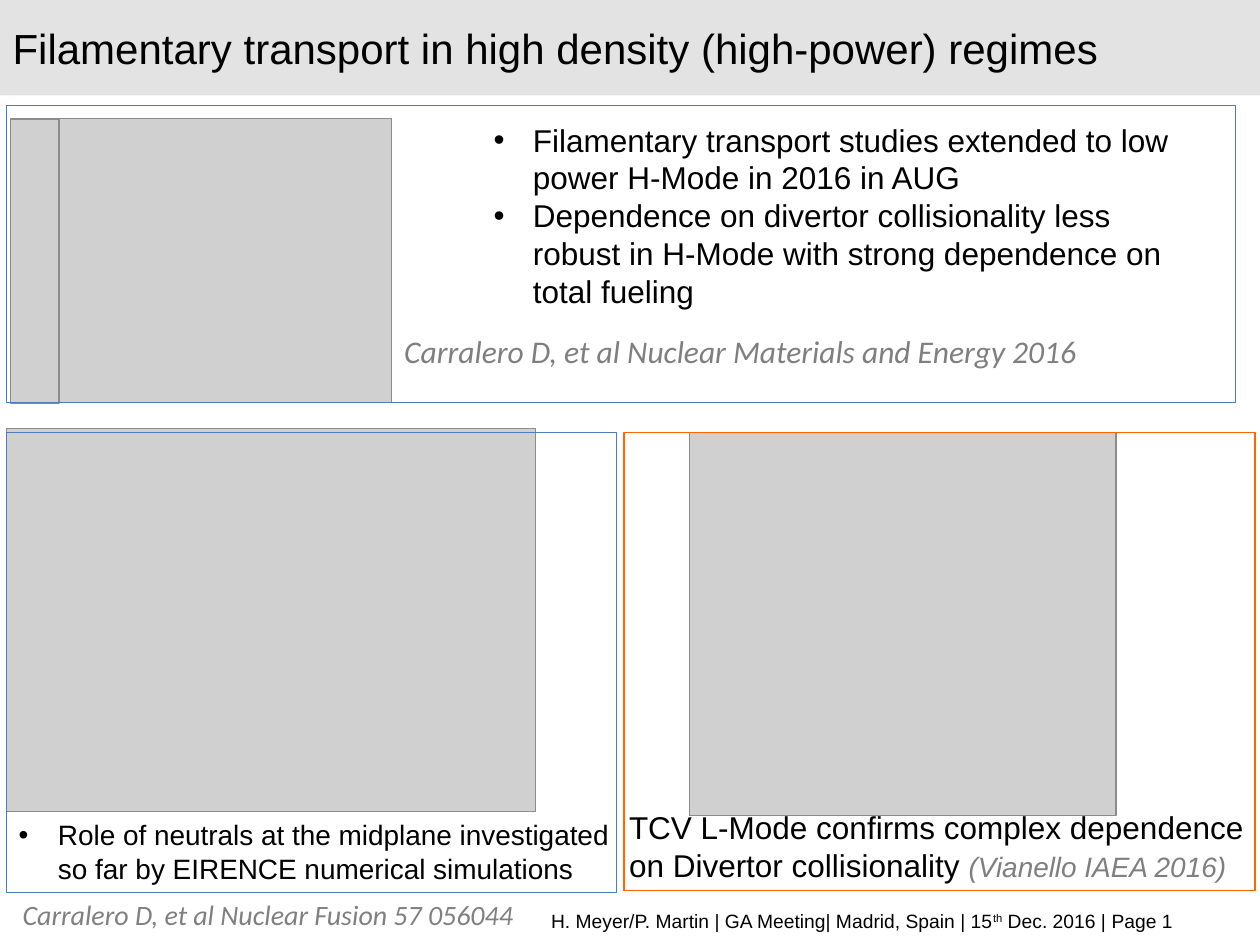
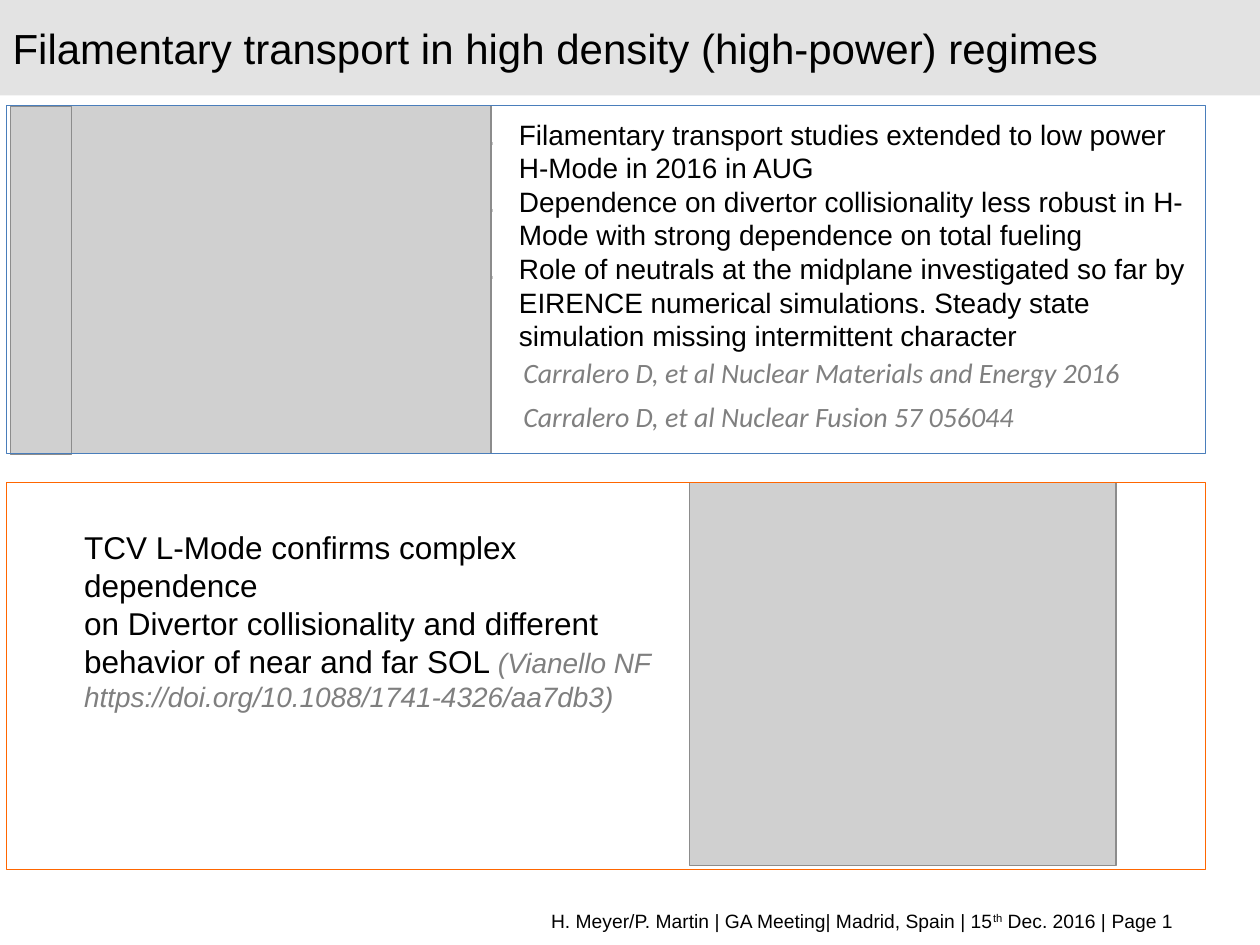
Before and after one commit to nrnishta/topic21, a slide deck: slide 1 of Meetings/MST1_highlights_topic21.pptx. Drawn at 1260x945 pixels with LibreOffice and Linux fonts; fonts in the diff are those of the drawing; grey boxes stand for pictures; background and template pictures are left out. Boxes give left, top, right and bottom in pixels: in the first picture for what was removed or moved away, otherwise in the second. Text is boxed around its words. In the diff, an @@ line names an element or a change of style, - is before the commit and + after.

```diff
--- a/Meetings/MST1_highlights_topic21.pptx
+++ b/Meetings/MST1_highlights_topic21.pptx
@@ rectangle: place and size @@
-rectangle at (6,106,1235,403)
+rectangle at (6,106,1206,454)
@@ picture: place and size @@
-picture at (10,118,59,403)
+picture at (10,106,72,454)
@@ picture: place and size @@
-picture at (50,118,392,403)
+picture at (62,106,491,454)
@@ text "Filamentary transport studies extended to ...": place and size @@
-text "Filamentary transport studies extended to ..." at (533,129,1168,309)
+text "Filamentary transport studies extended to ..." at (519,124,1185,351)
@@ text at (519,124,1182,251): size 18 to 16 pt in "Filamentary transport studies extended to low power ...", "Dependence on divertor collisionality less robust in ..."; bullet • to 1. @@
@@ text at (519,258,1185,351): paragraph added @@
+3. Role of neutrals at the midplane investigated so far by EIRENCE numerical simulations. Steady state simulation missing intermittent character
@@ text "Carralero D, et al Nuclear ...": place and size @@
-text "Carralero D, et al Nuclear ..." at (404,341,1076,369)
+text "Carralero D, et al Nuclear ..." at (523,363,1120,388)
@@ text "Carralero D, et al Nuclear ..." at (523,363,1120,388): size 18 to 16 pt @@
@@ text "Carralero D, et al Nuclear ...": place and size @@
-text "Carralero D, et al Nuclear ..." at (23,905,513,928)
+text "Carralero D, et al Nuclear ..." at (523,407,1014,430)
@@ picture removed at (6,428,536,811) @@
@@ rectangle removed at (6,433,616,893) @@
@@ rectangle: place and size @@
-rectangle at (624,432,1255,890)
+rectangle at (6,483,1206,869)
@@ picture: place and size @@
-picture at (689,432,1116,815)
+picture at (689,483,1116,866)
@@ text "TCV L-Mode confirms complex dependence": place and size @@
-text "TCV L-Mode confirms complex dependence" at (629,814,1243,883)
+text "TCV L-Mode confirms complex dependence" at (84,536,651,712)
@@ text at (84,612,651,712): text changed @@
-on Divertor collisionality (Vianello IAEA 2016)
+on Divertor collisionality and different behavior of near and far SOL (Vianello NF https://doi.org/10.1088/1741-4326/aa7db3)
@@ text removed at (58,824,609,884) @@
-• Role of neutrals at the midplane investigated so far by EIRENCE numerical simulations
```
Also in this commit, not shown: 2 other slides changed.
